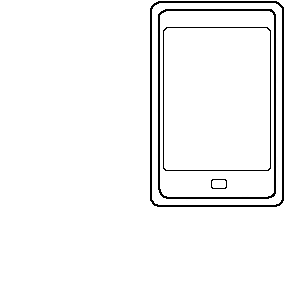
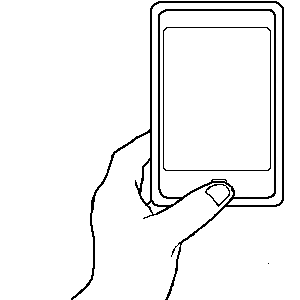
Revision of a layered 300x300 image; what changed, layer by layer:
added layer "Hand Lineart" above "Hand Sketch" over box(71, 129, 269, 300)
painted on "Phone Lineart" over box(71, 129, 269, 300)
